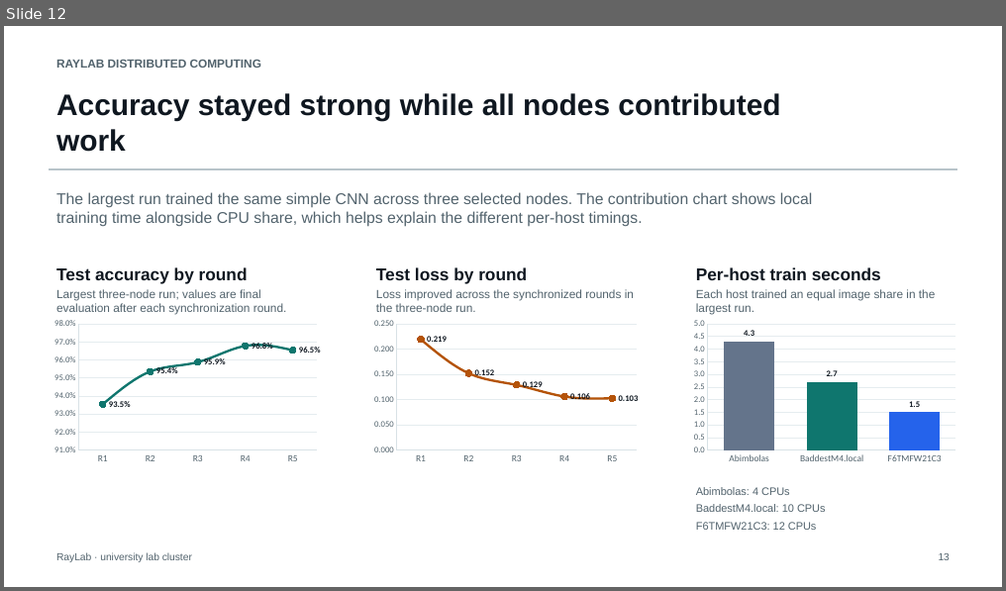
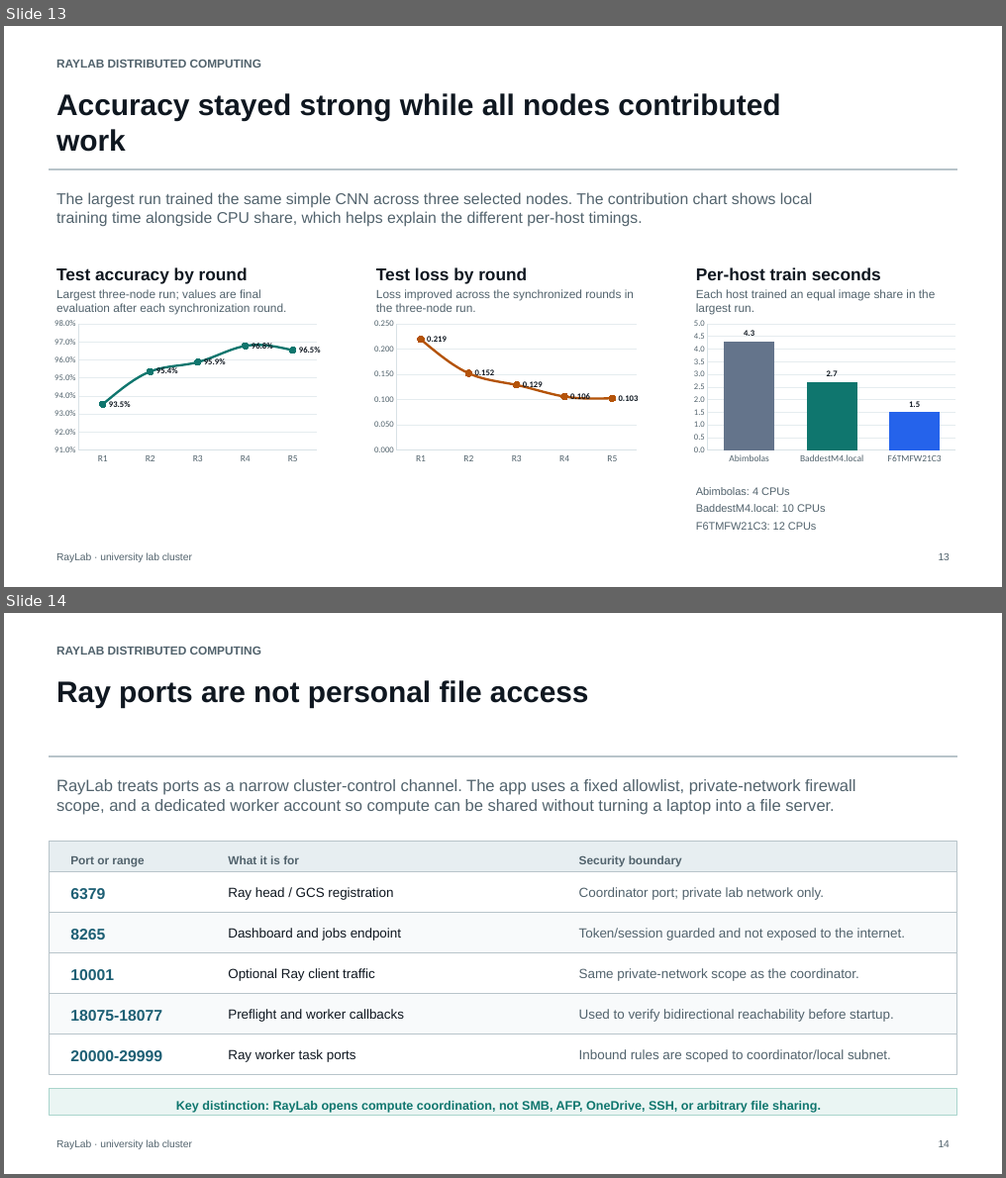
Before and after one commit to pianistprogrammer/RayLab, a slide deck: presentation/RayLab_Distributed_Computing_University_Talk.pptx. Shown one above the other, each under a label of ours: slide 12 before the commit, slides 13 and 14 after it. The pictures are 1006x591 and 1006x1178 pixels, drawn with LibreOffice and Linux fonts; fonts in the diff are those of the drawing. Boxes give left, top, right and bottom in pixels: in the first picture for what was removed or moved away, otherwise in the second. Text is boxed around its words. In the diff, an @@ line names an element or a change of style, - is before the commit and + after.

```diff
--- a/presentation/RayLab_Distributed_Computing_University_Talk.pptx
+++ b/presentation/RayLab_Distributed_Computing_University_Talk.pptx
@@ slide 14 added at [4,613,1002,1174], background #FFFFFF @@
@@ text added at [56,647,261,655], 11.2 pt, text #52636D, bold @@
+RAYLAB DISTRIBUTED COMPUTING
@@ text added at [56,680,589,707], 28.5 pt, text #0F1720, bold @@
+Ray ports are not personal file access
@@ rectangle added at [49,757,956,758], fill #B8C4CA, outline #B8C4CA 0 pt @@
@@ text added at [56,779,855,815], 15.8 pt, text #52636D @@
+RayLab treats ports as a narrow cluster-control channel. The app uses a fixed allowlist, private-network firewall scope, and a dedicated worker account so compute can be shared without turning a laptop into a file server.
@@ rectangle added at [49,841,956,872], fill #E7EEF1, outline #B8C4CA 0.75 pt @@
@@ rectangle added at [49,872,956,912], fill #FFFFFF, outline #B8C4CA 0.75 pt @@
@@ text added at [70,857,144,866], 11.2 pt, text #52636D, bold @@
+Port or range
@@ text added at [228,856,299,864], 11.2 pt, text #52636D, bold @@
+What it is for
@@ text added at [579,856,682,866], 11.2 pt, text #52636D, bold @@
+Security boundary
@@ text added at [70,888,105,899], 15 pt, text #1D5F74, bold @@
+6379
@@ text added at [228,887,393,900], 12.8 pt, text #0F1720 @@
+Ray head / GCS registration
@@ text added at [579,887,824,900], 12.8 pt, text #52636D @@
+Coordinator port; private lab network only.
@@ rectangle added at [49,912,956,953], fill #F8FAFB, outline #B8C4CA 0.75 pt @@
@@ text added at [70,929,105,940], 15 pt, text #1D5F74, bold @@
+8265
@@ text added at [228,928,401,941], 12.8 pt, text #0F1720 @@
+Dashboard and jobs endpoint
@@ text added at [579,928,905,941], 12.8 pt, text #52636D @@
+Token/session guarded and not exposed to the internet.
@@ rectangle added at [49,953,956,993], fill #FFFFFF, outline #B8C4CA 0.75 pt @@
@@ text added at [228,968,374,981], 12.8 pt, text #0F1720 @@
+Optional Ray client traffic
@@ text added at [579,968,859,981], 12.8 pt, text #52636D @@
+Same private-network scope as the coordinator.
@@ rectangle added at [49,993,956,1034], fill #F8FAFB, outline #B8C4CA 0.75 pt @@
@@ text added at [70,969,114,980], 15 pt, text #1D5F74, bold @@
+10001
@@ text added at [70,1010,162,1021], 15 pt, text #1D5F74, bold @@
+18075-18077
@@ text added at [228,1009,404,1022], 12.8 pt, text #0F1720 @@
+Preflight and worker callbacks
@@ text added at [579,1009,894,1022], 12.8 pt, text #52636D @@
+Used to verify bidirectional reachability before startup.
@@ rectangle added at [49,1034,956,1074], fill #FFFFFF, outline #B8C4CA 0.75 pt @@
@@ text added at [70,1051,162,1061], 15 pt, text #1D5F74, bold @@
+20000-29999
@@ text added at [228,1050,356,1062], 12.8 pt, text #0F1720 @@
+Ray worker task ports
@@ text added at [579,1050,891,1062], 12.8 pt, text #52636D @@
+Inbound rules are scoped to coordinator/local subnet.
@@ rectangle added at [49,1088,956,1115], fill #EAF5F3, outline #A9D5CC 0.75 pt @@
@@ text added at [176,1101,821,1113], 12 pt, text #0F766E, bold @@
+Key distinction: RayLab opens compute coordination, not SMB, AFP, OneDrive, SSH, or arbitrary file sharing.
@@ text added at [56,1140,192,1150], 9.8 pt, text #52636D @@
+RayLab · university lab cluster
@@ text added at [939,1141,949,1148], 9.8 pt, text #52636D @@
+14
@@ what was slide 12 is now slide 13 @@
```
Also in this commit, not shown: 10 slides changed, 2 other slides added, 34 other files.
